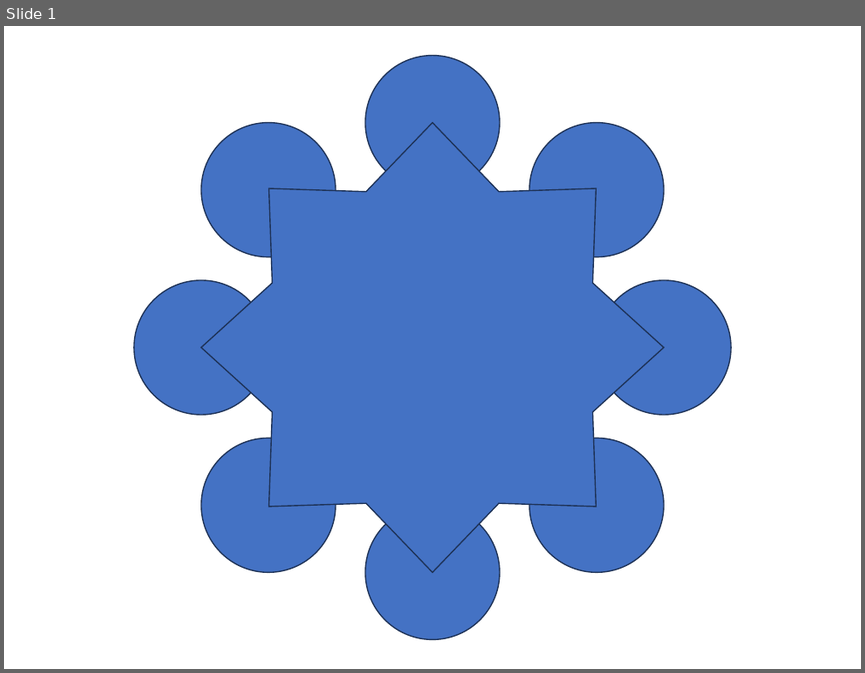
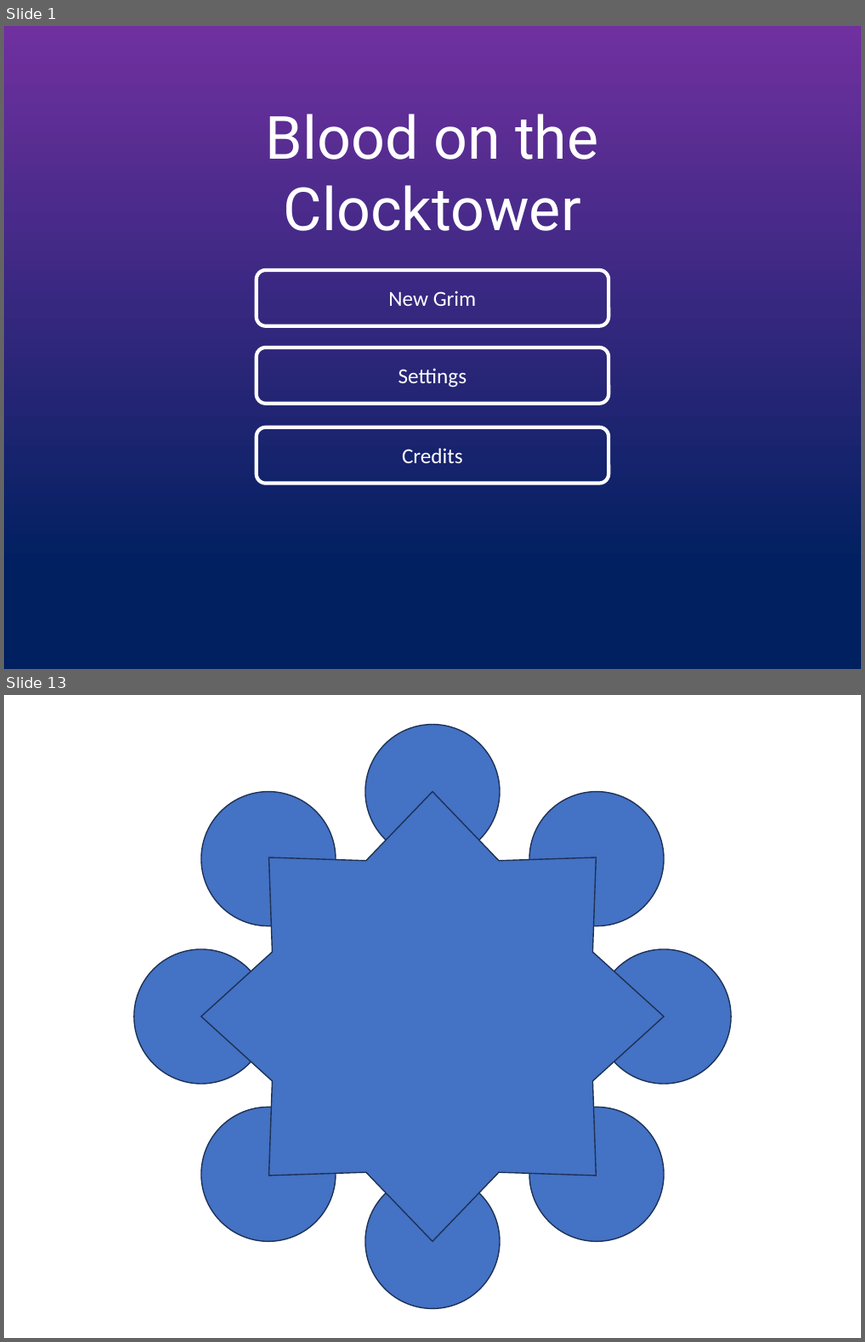
Before and after one commit to Nathan3-14/grimoire-nea, a slide deck: mockup.pptx. Shown one above the other, each under a label of ours: slide 1 before the commit, slides 1 and 13 after it; the slides between them are not shown. The pictures are 865x673 and 865x1342 pixels, drawn with LibreOffice and Linux fonts; fonts in the diff are those of the drawing. Boxes give left, top, right and bottom in pixels: in the first picture for what was removed or moved away, otherwise in the second. Text is boxed around its words. In the diff, an @@ line names an element or a change of style, - is before the commit and + after.

```diff
--- a/mockup.pptx
+++ b/mockup.pptx
@@ slide 1 added at box(4, 26, 861, 669), background gradient #7030A0 to #002060 @@
@@ text added at box(266, 114, 598, 231), 50 pt, text #FFFFFF @@
+Blood on the Clocktower
@@ rounded rectangle added at box(256, 270, 608, 326), outline #FFFFFF 3 pt, 18 pt, text #FFFFFF @@
+New Grim
@@ rounded rectangle added at box(256, 347, 608, 403), outline #FFFFFF 3 pt, 18 pt, text #FFFFFF @@
+Settings
@@ rounded rectangle added at box(256, 427, 608, 482), outline #FFFFFF 3 pt, 18 pt, text #FFFFFF @@
+Credits
@@ what was slide 1 is now slide 13 @@
```
Also in this commit, not shown: 15 other slides added, 2 slides removed.
